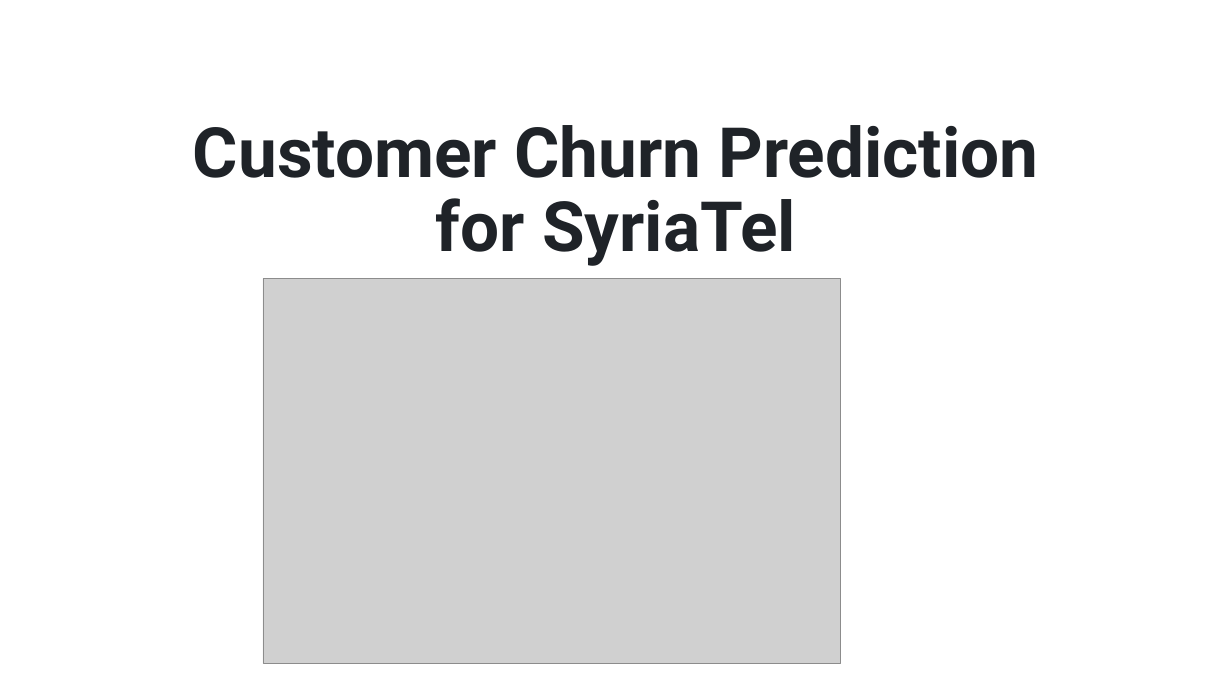
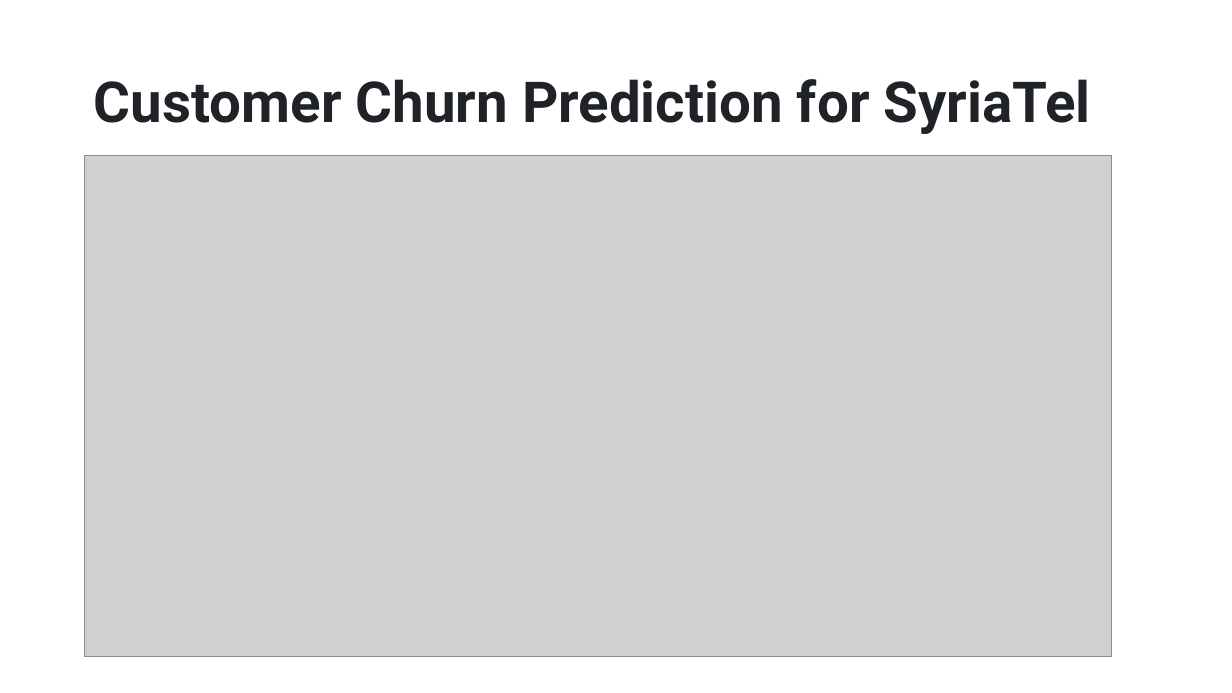
Before and after one commit to Murugi001/Phase-3-Project, a slide deck: slide 1 of Presentation.pptx. Drawn at 1232x693 pixels with LibreOffice and Linux fonts; fonts in the diff are those of the drawing; grey boxes stand for pictures. Boxes give left, top, right and bottom in pixels: in the first picture for what was removed or moved away, otherwise in the second. Text is boxed around its words. In the diff, an @@ line names an element or a change of style, - is before the commit and + after.

```diff
--- a/Presentation.pptx
+++ b/Presentation.pptx
@@ title "Customer Churn Prediction for SyriaTel": place and size @@
-title "Customer Churn Prediction for SyriaTel" at <box>193,125,1038,266</box>
+title "Customer Churn Prediction for SyriaTel" at <box>94,79,1091,134</box>
@@ title "Customer Churn Prediction for SyriaTel" at <box>94,79,1091,134</box>: size 54 to 44 pt; alignment centre to left; vertical alignment bottom to middle @@
@@ picture added at <box>85,155,1113,656</box> @@
@@ picture removed at <box>263,278,841,664</box> @@
```
Also in this commit, not shown: 1 slide added, 1 slide removed, 3 other files.
